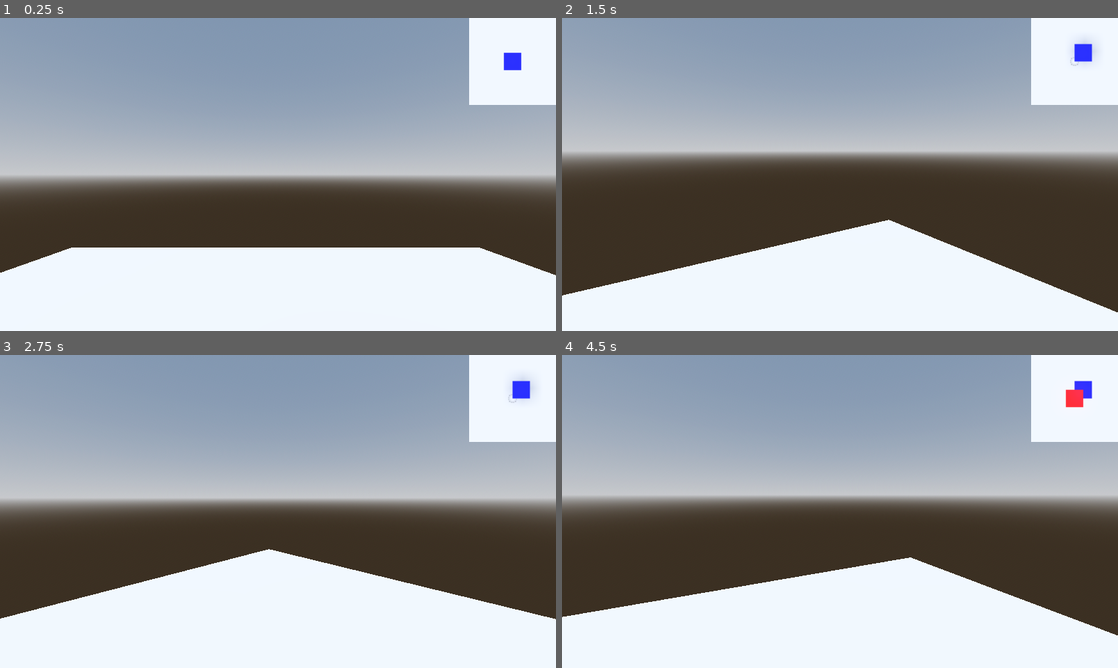
Above: before the commit, frames 1-4 (two rows, left to right).
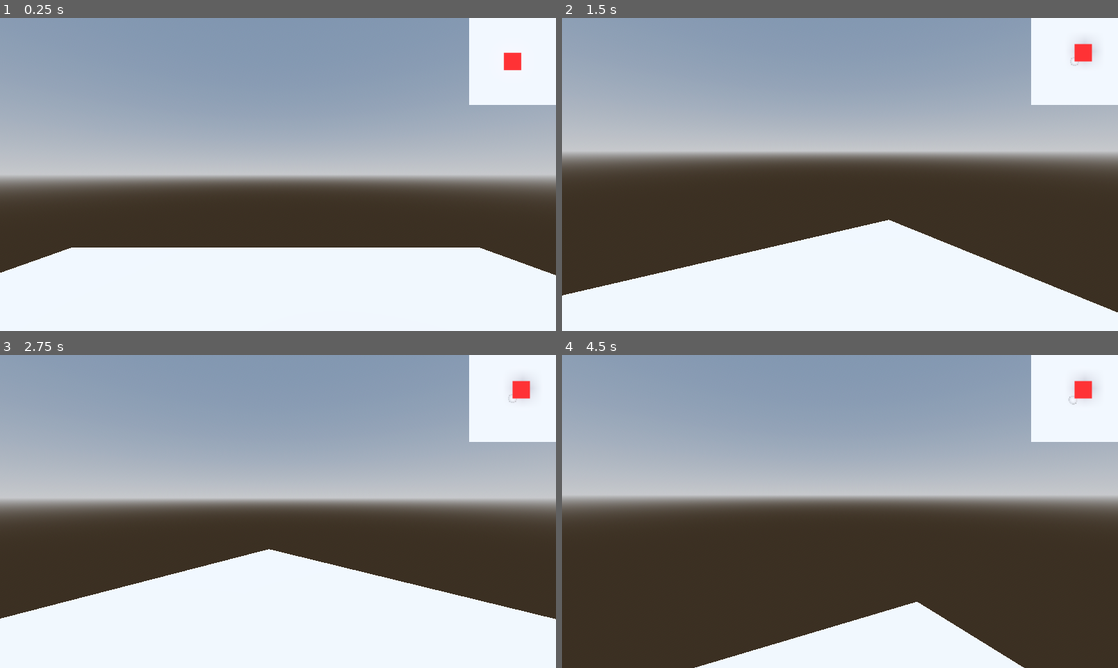
Above: after the commit, the same moments.

Repository: chybby/gmtkjam2024
Game: Godot game, scene res://scenes/main/main.tscn
Two runs of this game, one before a commit and one after it. Both use one fixed random seed, a clock stepped at 60 frames per second and the inputs below.
Inputs (mouse positions are in pixels of both pictures, inside the frame that each line leads up to):
- Up to frame 1 (0.25 s): no input
- Up to frame 2 (1.5 s): tap Enter at 0.5 s; move the mouse to (962, 158) at 0.52 s; hold Right (block_move_right) 0.53-1.28 s; hold Shift (sprint) 0.53-1.28 s; click (962, 158) at 0.67 s; tap Space (jump) at 0.77 s; move the mouse to (812, 174) at 1.27 s; hold Up (block_move_up) from 1.28 s (still down); tap Shift (sprint) at 1.35 s
- Up to frame 3 (2.75 s): keep holding Up (block_move_up); tap Space (jump) at 1.52 s; move the mouse to (289, 505) at 2.02 s; hold Shift (sprint) from 2.03 s (still down)
- Up to frame 4 (4.5 s): keep holding Up (block_move_up); tap Space (jump) at 2.75, 3.02, 3.77 s; move the mouse to (834, 517) at 2.77 s; release Shift (sprint) at 2.78 s; tap Shift (sprint) at 2.85, 4.35 s; move the mouse to (878, 514) at 3.52 s; hold Shift (sprint) 3.53-4.28 s; move the mouse to (795, 508) at 4.27 s

The runs differ from the first frame. In frame 1, 0.2% of the frame differs, in the area x 90-94%, y 10-17%; in frame 2, 0.2%; in frame 3, 0.2%; in frame 4, 19%, in the area x 0-100%, y 7-100%.

Commit message:
Add straight block

Diff:
--- a/project.godot
+++ b/project.godot
@@ -111,6 +111,7 @@
 2d_physics/layer_2="Player"
 3d_physics/layer_2="walls"
 2d_physics/layer_3="Enemy"
+3d_physics/layer_3="Player"
 
 [physics]
 
--- a/scenes/game_objects/block/block.gd
+++ b/scenes/game_objects/block/block.gd
@@ -1,14 +1,14 @@
 extends RigidBody3D
 class_name Block
 
-const COLOURS := [Color.RED, Color.GREEN, Color.BLUE]
-const USE_PHYSICS := false
-const DISCRETE_MOTION := true
+#const COLOURS := [Color.RED, Color.GREEN, Color.BLUE]
 
 signal settled
 
 @export var horizontal_speed := 3.0
 @export var falling_speed := 1.0
+@export var use_physics := false
+@export var discrete_motion := true
 
 @onready var mesh: MeshInstance3D = $MeshInstance3D
 @onready var collision_shape_3d: CollisionShape3D = $CollisionShape3D
@@ -19,11 +19,12 @@
 
 func world_height() -> float:
     var shape = collision_shape_3d.shape as BoxShape3D
-    return global_position.y + shape.size[1]/2
+    #TODO: needs to change based on block rotation
+    return global_position.y + shape.size[1]
 
 func _input(event: InputEvent) -> void:
     if falling:
-        if DISCRETE_MOTION:
+        if discrete_motion:
             if event.is_action_pressed("block_move_left"):
                 motion = Vector3.LEFT
             elif event.is_action_pressed("block_move_right"):
@@ -41,26 +42,28 @@
 func _ready() -> void:
     linear_velocity.y = -falling_speed
     var material = mesh.material_override as StandardMaterial3D
-    material.albedo_color = COLOURS.pick_random()
+    #material.albedo_color = COLOURS.pick_random()
 
 func _physics_process(delta: float) -> void:
-    if USE_PHYSICS:
+    if use_physics:
         if position.y < -1.0:
             queue_free()
+    else:
+        if falling and linear_velocity.y > -falling_speed / 2:
+            falling = false
+            input_vector = Vector2.ZERO
+            freeze = true
+            position = position.round()
+            settled.emit()
 
-    if DISCRETE_MOTION:
+    if discrete_motion:
         if not motion.is_zero_approx() and not test_move(transform, motion):
             position += motion
         motion = Vector3.ZERO
 
-    if falling and linear_velocity.y > -falling_speed / 2:
-        falling = false
-        input_vector = Vector2.ZERO
-        freeze = true
-        settled.emit()
 
 func _on_body_entered(body: CollisionObject3D) -> void:
-    if body.get_collision_layer_value(1) and falling:
+    if use_physics and body.get_collision_layer_value(1) and falling:
         falling = false
         input_vector = Vector2.ZERO
         gravity_scale = 1
--- /dev/null
+++ b/scenes/game_objects/block/square_block.tscn
@@ -0,0 +1,39 @@
+[gd_scene load_steps=6 format=3 uid="uid://bgpfi56qnhwke"]
+
+[ext_resource type="Script" path="res://scenes/game_objects/block/block.gd" id="1_7sl84"]
+
+[sub_resource type="PhysicsMaterial" id="PhysicsMaterial_2qkdf"]
+resource_local_to_scene = true
+friction = 0.0
+
+[sub_resource type="BoxShape3D" id="BoxShape3D_u2gge"]
+size = Vector3(1.9, 1, 1.9)
+
+[sub_resource type="StandardMaterial3D" id="StandardMaterial3D_x5o42"]
+resource_local_to_scene = true
+albedo_color = Color(1, 0.0336894, 0, 1)
+
+[sub_resource type="BoxMesh" id="BoxMesh_tptgo"]
+size = Vector3(2, 1, 2)
+
+[node name="SquareBlock" type="RigidBody3D"]
+collision_mask = 3
+mass = 100.0
+physics_material_override = SubResource("PhysicsMaterial_2qkdf")
+gravity_scale = 0.0
+lock_rotation = true
+contact_monitor = true
+max_contacts_reported = 100
+linear_damp_mode = 1
+script = ExtResource("1_7sl84")
+
+[node name="CollisionShape3D" type="CollisionShape3D" parent="."]
+transform = Transform3D(1, 0, 0, 0, 1, 0, 0, 0, 1, 0, 0.5, 0)
+shape = SubResource("BoxShape3D_u2gge")
+
+[node name="MeshInstance3D" type="MeshInstance3D" parent="."]
+transform = Transform3D(1, 0, 0, 0, 1, 0, 0, 0, 1, 0, 0.5, 0)
+material_override = SubResource("StandardMaterial3D_x5o42")
+mesh = SubResource("BoxMesh_tptgo")
+
+[connection signal="body_entered" from="." to="." method="_on_body_entered"]
--- a/scenes/game_objects/block/block.tscn
+++ b/scenes/game_objects/block/straight_block.tscn
@@ -1,35 +1,38 @@
-[gd_scene load_steps=6 format=3 uid="uid://bgpfi56qnhwke"]
+[gd_scene load_steps=6 format=3 uid="uid://d0mda831q1sey"]
 
-[ext_resource type="Script" path="res://scenes/game_objects/block/block.gd" id="1_gyfoh"]
+[ext_resource type="Script" path="res://scenes/game_objects/block/block.gd" id="1_rs8bq"]
 
 [sub_resource type="PhysicsMaterial" id="PhysicsMaterial_2qkdf"]
 resource_local_to_scene = true
 friction = 0.0
 
 [sub_resource type="BoxShape3D" id="BoxShape3D_u2gge"]
-size = Vector3(2, 1, 2)
+size = Vector3(3.9, 1, 0.9)
 
 [sub_resource type="StandardMaterial3D" id="StandardMaterial3D_x5o42"]
 resource_local_to_scene = true
+albedo_color = Color(1, 0.880255, 0, 1)
 
 [sub_resource type="BoxMesh" id="BoxMesh_tptgo"]
-size = Vector3(2, 1, 2)
+size = Vector3(4, 1, 1)
 
-[node name="Block" type="RigidBody3D"]
+[node name="StraightBlock" type="RigidBody3D"]
 collision_mask = 3
-mass = 1000.0
+mass = 100.0
 physics_material_override = SubResource("PhysicsMaterial_2qkdf")
 gravity_scale = 0.0
 lock_rotation = true
 contact_monitor = true
 max_contacts_reported = 100
 linear_damp_mode = 1
-script = ExtResource("1_gyfoh")
+script = ExtResource("1_rs8bq")
 
 [node name="CollisionShape3D" type="CollisionShape3D" parent="."]
+transform = Transform3D(1, 0, 0, 0, 1, 0, 0, 0, 1, 0, 0.5, 0.5)
 shape = SubResource("BoxShape3D_u2gge")
 
 [node name="MeshInstance3D" type="MeshInstance3D" parent="."]
+transform = Transform3D(1, 0, 0, 0, 1, 0, 0, 0, 1, 0, 0.5, 0.5)
 material_override = SubResource("StandardMaterial3D_x5o42")
 mesh = SubResource("BoxMesh_tptgo")
 
--- a/scenes/game_objects/player/player.tscn
+++ b/scenes/game_objects/player/player.tscn
@@ -7,6 +7,9 @@
 [sub_resource type="CapsuleMesh" id="CapsuleMesh_66pfy"]
 
 [node name="Player" type="CharacterBody3D"]
+collision_layer = 4
+platform_floor_layers = 4294901761
+platform_wall_layers = 1
 script = ExtResource("1_rptl7")
 
 [node name="CollisionShape3D" type="CollisionShape3D" parent="."]
--- a/scenes/game_objects/world/world.gd
+++ b/scenes/game_objects/world/world.gd
@@ -1,6 +1,6 @@
 extends Node3D
 
-@export var block_scene: PackedScene
+@export var block_scenes: Array[PackedScene]
 
 var current_block: Block = null
 var tower_height := 0.0
@@ -9,7 +9,7 @@
     spawn_block()
 
 func spawn_block() -> void:
-    current_block = block_scene.instantiate() as Block
+    current_block = block_scenes.pick_random().instantiate() as Block
     add_child(current_block)
     current_block.position.y = tower_height + 10.0
     current_block.settled.connect(_on_block_settled)
--- a/scenes/game_objects/world/world.tscn
+++ b/scenes/game_objects/world/world.tscn
@@ -1,7 +1,8 @@
-[gd_scene load_steps=9 format=3 uid="uid://nhikx0701dde"]
+[gd_scene load_steps=10 format=3 uid="uid://nhikx0701dde"]
 
 [ext_resource type="Script" path="res://scenes/game_objects/world/world.gd" id="1_1gpr2"]
-[ext_resource type="PackedScene" uid="uid://bgpfi56qnhwke" path="res://scenes/game_objects/block/block.tscn" id="2_5e020"]
+[ext_resource type="PackedScene" uid="uid://bgpfi56qnhwke" path="res://scenes/game_objects/block/square_block.tscn" id="2_5e020"]
+[ext_resource type="PackedScene" uid="uid://d0mda831q1sey" path="res://scenes/game_objects/block/straight_block.tscn" id="3_mpby0"]
 
 [sub_resource type="BoxShape3D" id="BoxShape3D_763f1"]
 size = Vector3(10, 1, 10)
@@ -23,7 +24,7 @@
 
 [node name="World" type="Node3D"]
 script = ExtResource("1_1gpr2")
-block_scene = ExtResource("2_5e020")
+block_scenes = Array[PackedScene]([ExtResource("2_5e020"), ExtResource("3_mpby0")])
 
 [node name="Floor" type="StaticBody3D" parent="."]
 transform = Transform3D(1, 0, 0, 0, 1, 0, 0, 0, 1, 0, -0.5, 0)
